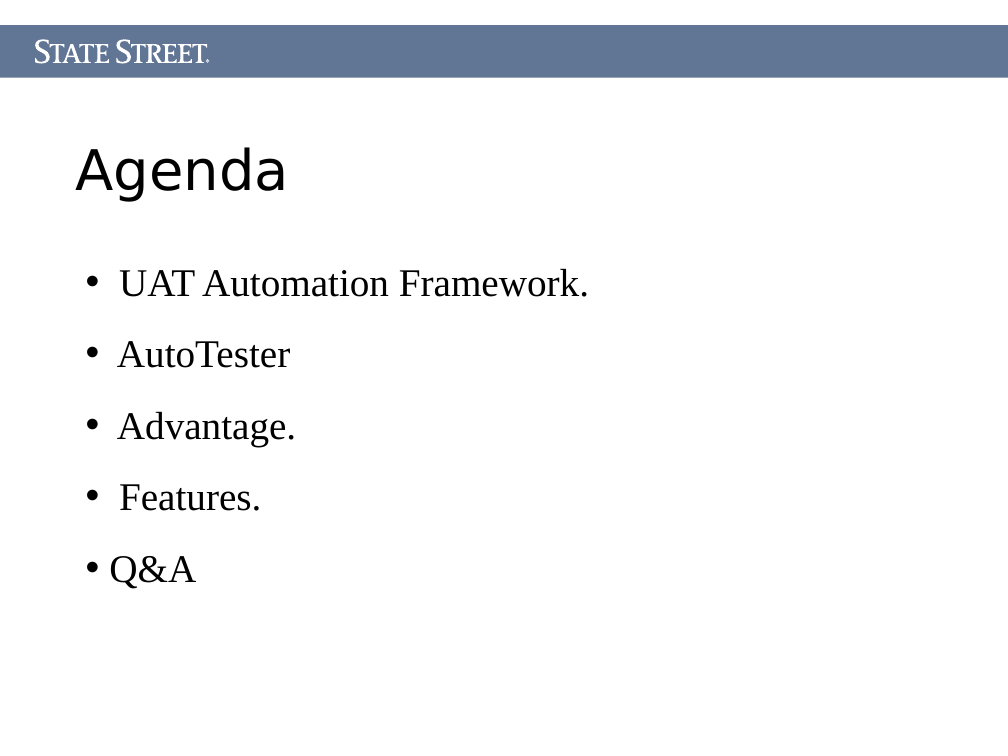
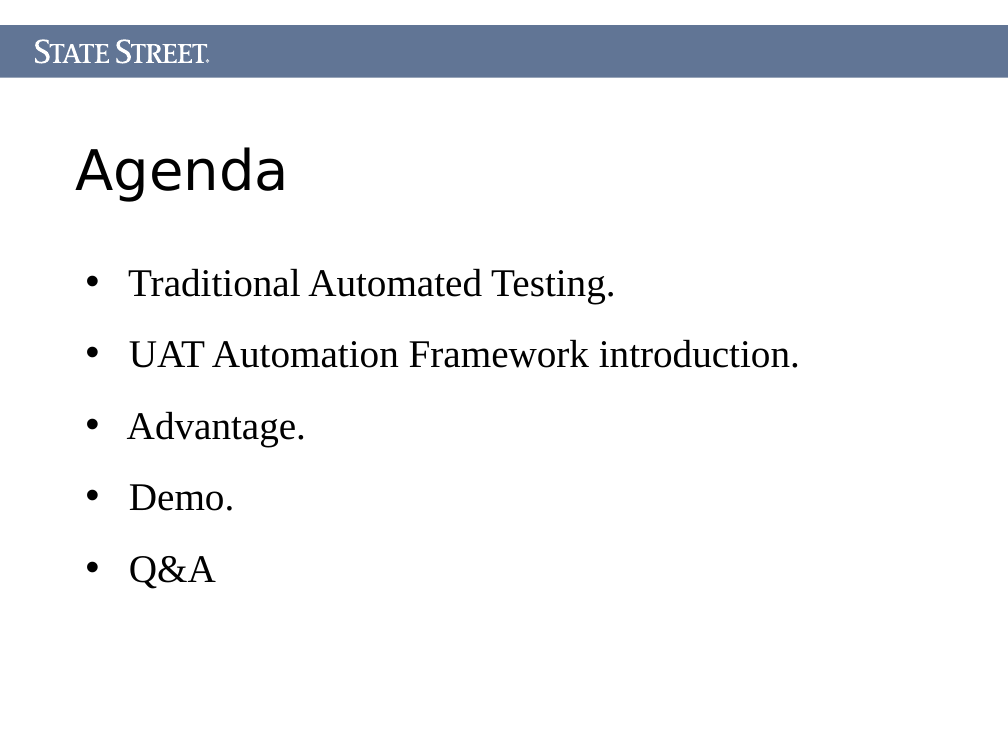
Before and after one commit to Letractively/autotester, a slide deck: slide 2 of Document/AutoTester.ppt. Drawn at 1008x756 pixels with LibreOffice and Linux fonts; fonts in the diff are those of the drawing. Boxes give left, top, right and bottom in pixels: in the first picture for what was removed or moved away, otherwise in the second. Text is boxed around its words. In the diff, an @@ line names an element or a change of style, - is before the commit and + after.

```diff
--- a/Document/AutoTester.ppt
+++ b/Document/AutoTester.ppt
@@ text at box(128, 268, 800, 368): text changed @@
-• UAT Automation Framework.
-• AutoTester
+• Traditional Automated Testing.
+• UAT Automation Framework introduction.
@@ text at box(129, 484, 234, 511): text changed @@
-• Features.
+• Demo.
```
Also in this commit, not shown: 2 other slides changed, 4 slides added, 6 slides removed, 16 other files.
